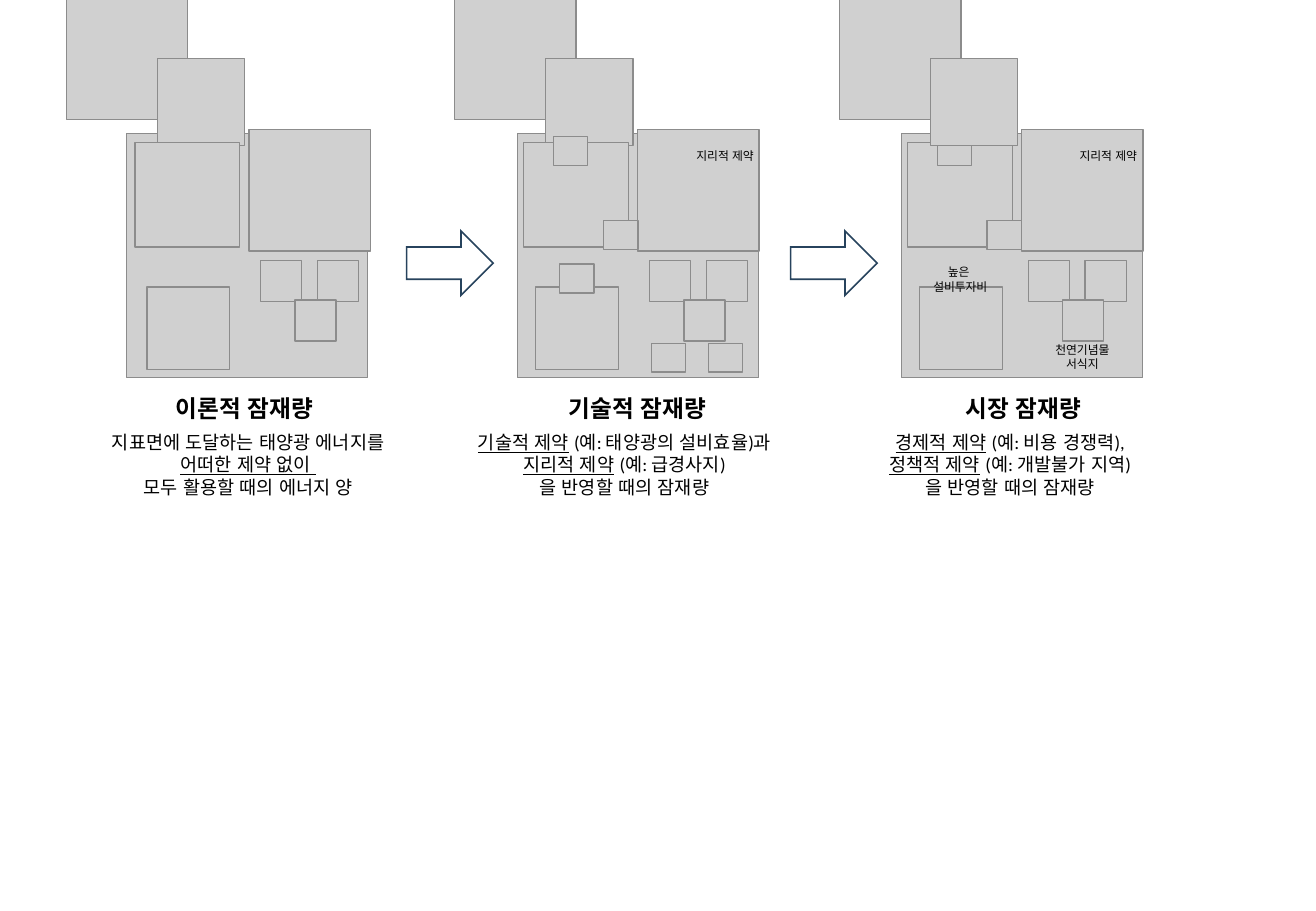
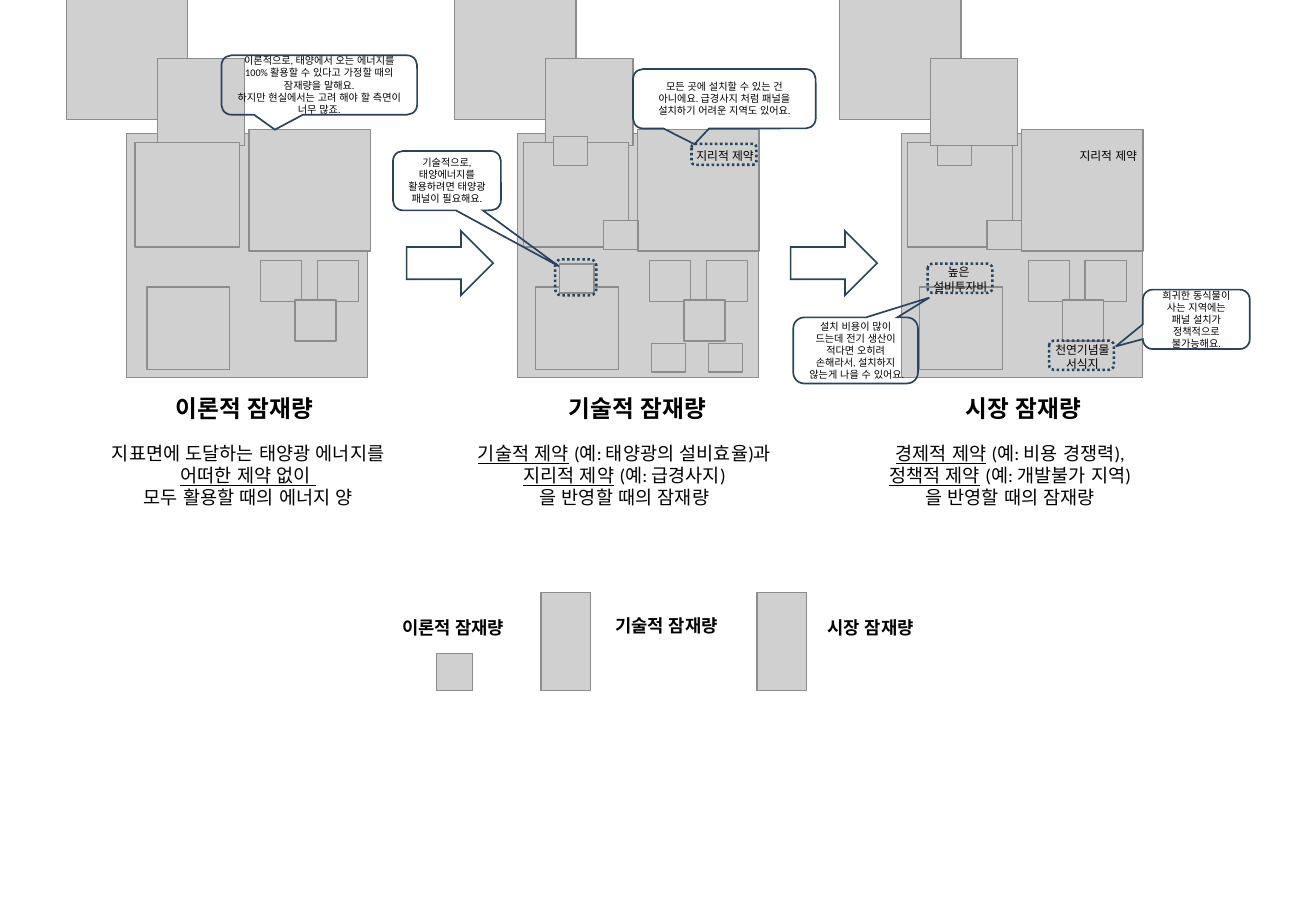
Before and after one commit to meandthey/platForm, a slide deck: slide 1 of 화면구성/to최원석부장님/10. 태양광 잠재량/태양광 잠재량_화면구성.pptx. Drawn at 1316x911 pixels with LibreOffice and Linux fonts; fonts in the diff are those of the drawing; grey boxes stand for pictures; background and template pictures are left out. Boxes give left, top, right and bottom in pixels: in the first picture for what was removed or moved away, otherwise in the second. Text is boxed around its words. In the diff, an @@ line names an element or a change of style, - is before the commit and + after.

```diff
--- a/화면구성/to최원석부장님/10. 태양광 잠재량/태양광 잠재량_화면구성.pptx
+++ b/화면구성/to최원석부장님/10. 태양광 잠재량/태양광 잠재량_화면구성.pptx
@@ rounded speech box added at box(221, 56, 417, 115), outline #28445D 1 pt, 6 pt, text #000000 @@
+이론적으로, 태양에서 오는 에너지를100% 활용할 수 있다고 가정할 때의
+잠재량을 말해요.
+하지만 현실에서는 고려 해야 할 측면이 너무 많죠.
@@ rounded speech box added at box(633, 69, 815, 129), outline #28445D 1 pt, 6 pt, text #000000 @@
+모든 곳에 설치할 수 있는 건 아니에요. 급경사지 처럼 패널을 설치하기 어려운 지역도 있어요.
@@ rounded rectangle added at box(691, 143, 756, 164), outline #28445D 1.5 pt dashed @@
@@ rounded speech box added at box(394, 151, 502, 210), outline #28445D 1 pt, 6 pt, text #000000 @@
+기술적으로, 태양에너지를 활용하려면 태양광 패널이 필요해요.
@@ rounded rectangle added at box(555, 260, 597, 296), outline #28445D 1.5 pt dashed @@
@@ rounded rectangle added at box(928, 264, 993, 293), outline #28445D 1.5 pt dashed @@
@@ rounded speech box added at box(1143, 289, 1250, 349), outline #28445D 1 pt, 6 pt, text #000000 @@
+희귀한 동식물이 사는 지역에는 패널 설치가 정책적으로 불가능해요.
@@ rounded speech box added at box(793, 317, 919, 383), outline #28445D 1 pt, 6 pt, text #000000 @@
+설치 비용이 많이 드는데 전기 생산이 적다면 오히려 손해라서, 설치하지 않는게 나을 수 있어요.
@@ rounded rectangle added at box(1050, 340, 1114, 369), outline #28445D 1.5 pt dashed @@
@@ 3 texts: place and size @@
-3 texts at box(112, 433, 1131, 496)
+3 texts at box(112, 444, 1131, 506)
@@ picture added at box(541, 593, 591, 691) @@
@@ picture added at box(757, 593, 807, 691) @@
@@ text added at box(402, 619, 505, 636), 10.5 pt, text #000000, bold @@
+이론적 잠재량
@@ text added at box(615, 617, 718, 634), 10.5 pt, text #000000, bold @@
+기술적 잠재량
@@ text added at box(828, 619, 914, 636), 10.5 pt, text #000000, bold @@
+시장 잠재량
@@ picture added at box(436, 654, 473, 690) @@
```
Also in this commit, not shown: 12 other files.
